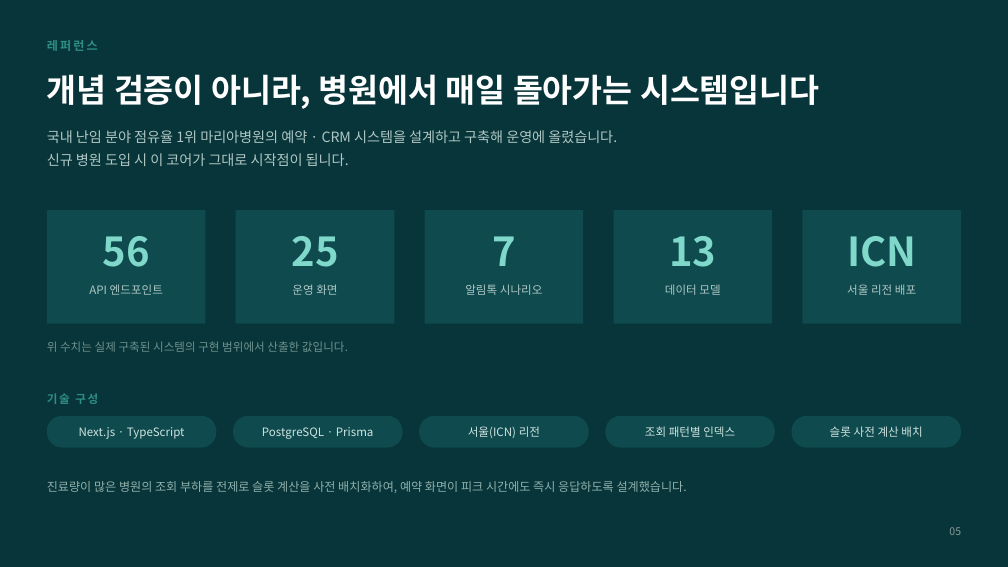
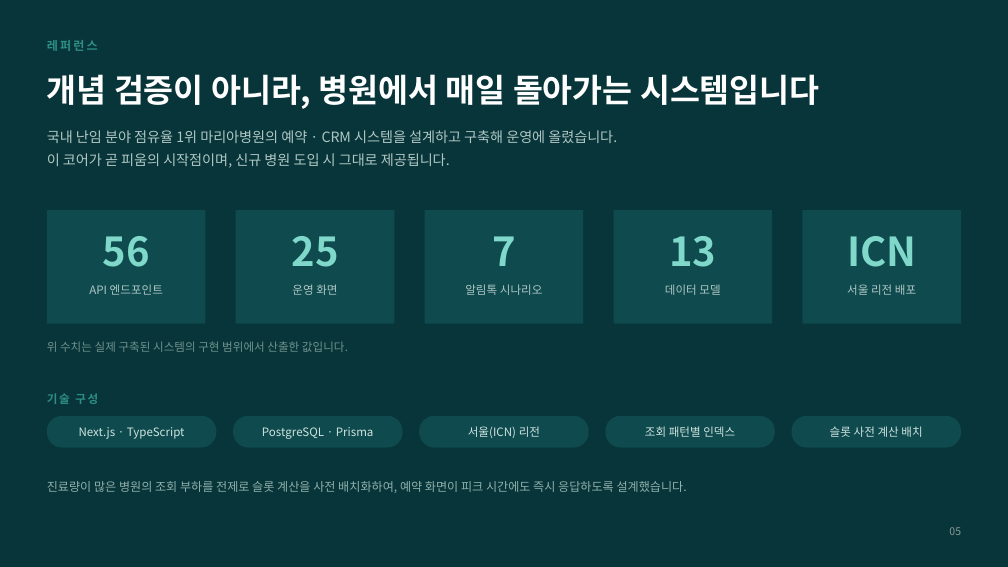
Before and after one commit to niceverygood/maria-reservation, a slide deck: slide 5 of docs/ai-smart-crm-proposal.pptx. Drawn at 1008x567 pixels with LibreOffice and Linux fonts; fonts in the diff are those of the drawing. Boxes give left, top, right and bottom in pixels: in the first picture for what was removed or moved away, otherwise in the second. Text is boxed around its words. In the diff, an @@ line names an element or a change of style, - is before the commit and + after.

```diff
--- a/docs/ai-smart-crm-proposal.pptx
+++ b/docs/ai-smart-crm-proposal.pptx
@@ text at [47, 153, 450, 168]: text changed @@
-신규 병원 도입 시 이 코어가 그대로 시작점이 됩니다.
+이 코어가 곧 피움의 시작점이며, 신규 병원 도입 시 그대로 제공됩니다.
```
Also in this commit, not shown: 4 other slides changed, 3 other files.
